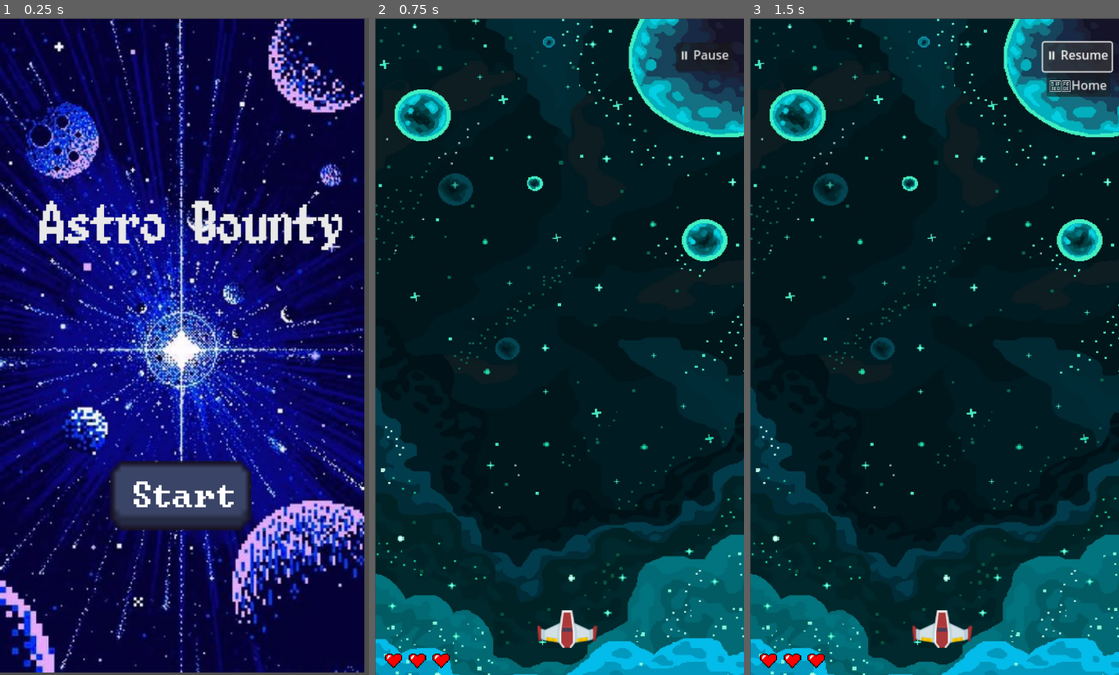
Above: before the commit, frames 1-3 (left to right).
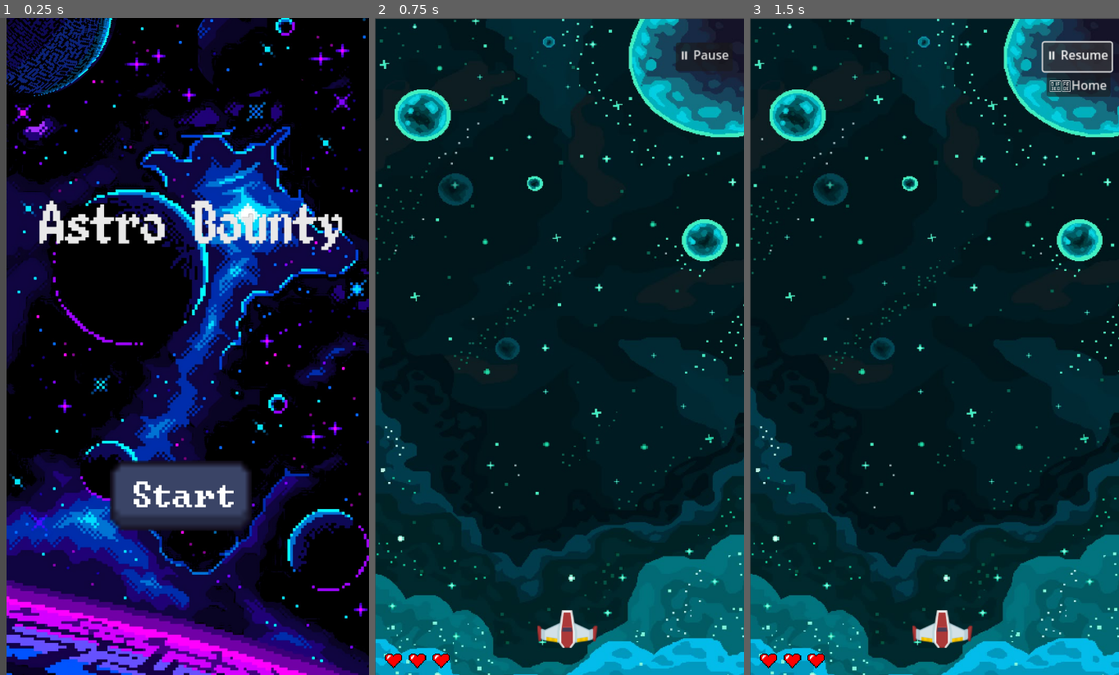
Above: after the commit, the same moments.

Repository: musadoverao69/DDJD
Game: Godot game, scene res://Scenes/Menu.tscn
Same seed, same stepped clock (60 frames per second), same inputs: the game is played once before the commit and once after it.
Inputs (mouse positions are in pixels of both pictures, inside the frame that each line leads up to):
- Up to frame 1 (0.25 s): no input
- Up to frame 2 (0.75 s): click (555, 497) at 0.5 s
- Up to frame 3 (1.5 s): click "⏸ Pause" at 1.25 s

The runs differ from the first frame. In frame 1, 83% of the frame differs, in the area x 0-100%, y 0-100%; in frame 2, nothing differs; in frame 3, nothing differs.

Commit message:
graphical update

Diff:
--- a/Scenes/Menu.tscn
+++ b/Scenes/Menu.tscn
@@ -1,7 +1,7 @@
 [gd_scene load_steps=6 format=3 uid="uid://dgkjjwpkg0ldd"]
 
 [ext_resource type="Script" path="res://menu.gd" id="1_g4hbi"]
-[ext_resource type="Texture2D" uid="uid://b3tfhne1likka" path="res://Textures/menu_back.jpg" id="2_3aoqf"]
+[ext_resource type="Texture2D" uid="uid://k1uqharvej0c" path="res://Textures/backg.jpg" id="2_fk112"]
 [ext_resource type="Theme" uid="uid://t5k3e7e7dl5j" path="res://custom.tres" id="3_htmh6"]
 [ext_resource type="Texture2D" uid="uid://bfpafcin0fpt4" path="res://Textures/title.png" id="3_piya1"]
 [ext_resource type="Texture2D" uid="uid://b0xdfn3nly5n6" path="res://Textures/Start.png" id="5_4nkn4"]
@@ -15,12 +15,13 @@
 
 [node name="Background" type="TextureRect" parent="."]
 layout_mode = 0
-offset_left = 711.0
-offset_top = 2.0
-offset_right = 1984.0
-offset_bottom = 713.0
-rotation = 1.5708
-texture = ExtResource("2_3aoqf")
+offset_left = 13.0
+offset_top = -110.0
+offset_right = 2879.0
+offset_bottom = 1487.0
+texture = ExtResource("2_fk112")
+expand_mode = 2
+stretch_mode = 4
 
 [node name="StartButton" type="Button" parent="."]
 layout_mode = 1
Binary file added: Textures/backg.jpg
Not shown, added: Textures/backg.jpg.import
Not shown, added: Textures/backg.webp.import
